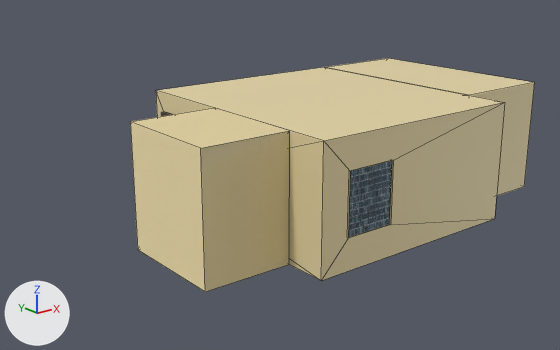
Renders of the Blender file VRRage-VR/assets/models/pub/Bar.blend from each side of a commit.
The view is the same before and after, from a 50 mm camera at (-20.0, -23.2, 10.3) aimed at (-1.2, 0.2, 0.9). The axes (+X, +Y, +Z) are drawn at lower left. The lights are the same throughout. Mesh edges are drawn as thin lines on the coarser meshes.

The first picture shows 'Fenster 4-col', 'Raum 1-col', 'Raum 2-col', 'Raum 3-col'.
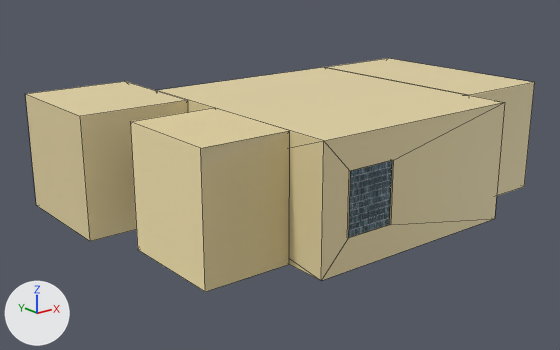
Changed parts and their boxes [x1, y1, x2, y2] in the pictures (560 x 350 px):
'Raum 4-col', added (beige)
    after: [26, 81, 188, 241]

The change in detail:
Mesh me_cube_002 is new.
It has 24 vertices, 21 faces and spans x -2.22..2.08, y -1.86..3.07, z -2.31..2.29.
Faces by material slot: [20, 1].
It uses material mat_wand (its picture is missing).
It uses material mat_holzboden (its picture is missing).
Object 'Raum 4-col' (ob_raum_4_col) is new; it shows me_cube_002.
Its location is (-7.03, 4.36, 2.01).
Its rotation in degrees is (0, 0, 180).
